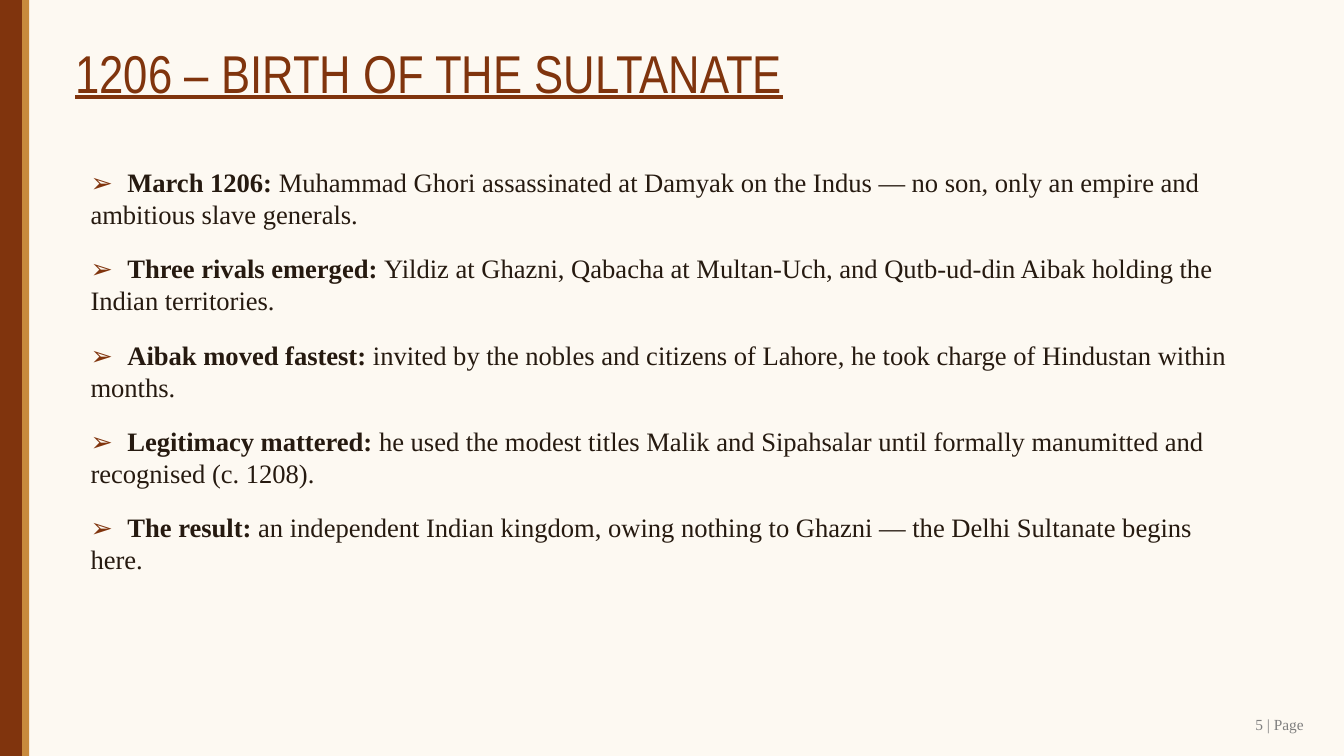
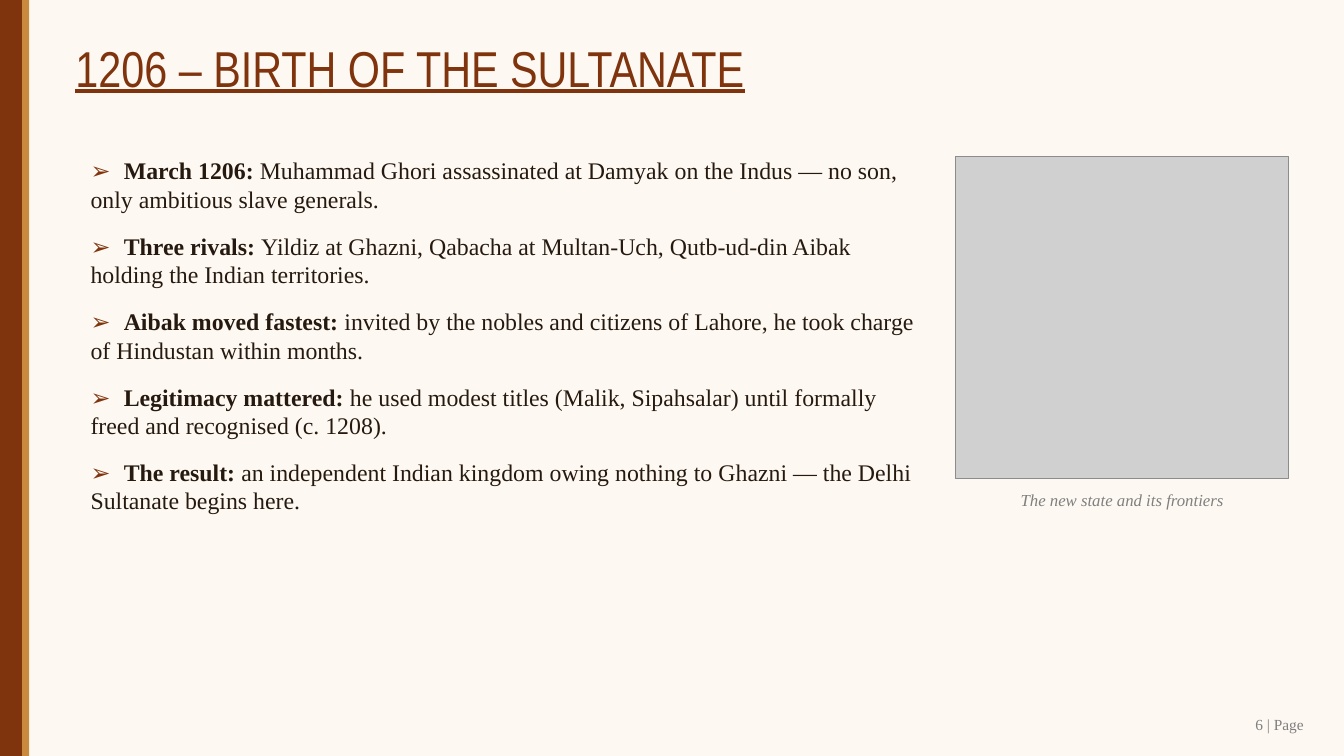
Before and after one commit to SangamSitapuri07/SIH, a slide deck: slide 6 of assignment/Slave_Dynasty_Mamluk_Presentation.pptx (slide 5 before the commit). Drawn at 1344x756 pixels with LibreOffice and Linux fonts; fonts in the diff are those of the drawing; grey boxes stand for pictures. Boxes give left, top, right and bottom in pixels: in the first picture for what was removed or moved away, otherwise in the second. Text is boxed around its words. In the diff, an @@ line names an element or a change of style, - is before the commit and + after.

```diff
--- a/assignment/Slave_Dynasty_Mamluk_Presentation.pptx
+++ b/assignment/Slave_Dynasty_Mamluk_Presentation.pptx
@@ text "1206 – BIRTH OF THE ..." at <box>75,52,744,93</box>: size 38 to 36 pt @@
@@ text "➢ March 1206: Muhammad Ghori ...": place and size @@
-text "➢ March 1206: Muhammad Ghori ..." at <box>91,173,1226,570</box>
+text "➢ March 1206: Muhammad Ghori ..." at <box>91,162,913,514</box>
@@ text at <box>91,162,897,288</box>: text changed; size 19 to 17 pt @@
-➢ March 1206: Muhammad Ghori assassinated at Damyak on the Indus — no son, only an empire and ambitious slave generals.
-➢ Three rivals emerged: Yildiz at Ghazni, Qabacha at Multan-Uch, and Qutb-ud-din Aibak holding the Indian territories.
+➢ March 1206: Muhammad Ghori assassinated at Damyak on the Indus — no son, only ambitious slave generals.
+➢ Three rivals: Yildiz at Ghazni, Qabacha at Multan-Uch, Qutb-ud-din Aibak holding the Indian territories.
@@ picture added at <box>956,156,1289,479</box> @@
@@ text at <box>91,313,913,360</box>: size 19 to 17 pt in "➢ Aibak moved fastest: invited by the ..."; less space between paragraphs @@
@@ text at <box>91,389,911,514</box>: text changed; size 19 to 17 pt @@
-➢ Legitimacy mattered: he used the modest titles Malik and Sipahsalar until formally manumitted and recognised (c. 1208).
-➢ The result: an independent Indian kingdom, owing nothing to Ghazni — the Delhi Sultanate begins here.
+➢ Legitimacy mattered: he used modest titles (Malik, Sipahsalar) until formally freed and recognised (c. 1208).
+➢ The result: an independent Indian kingdom owing nothing to Ghazni — the Delhi Sultanate begins here.
@@ text added at <box>1021,494,1223,510</box>, 12 pt, text #7F7F7F, italic @@
+The new state and its frontiers
@@ text at <box>1255,720,1304,733</box>: text changed @@
-5 | Page
+6 | Page
```
Also in this commit, not shown: 15 other slides changed, 1 slide added, 8 other files.
